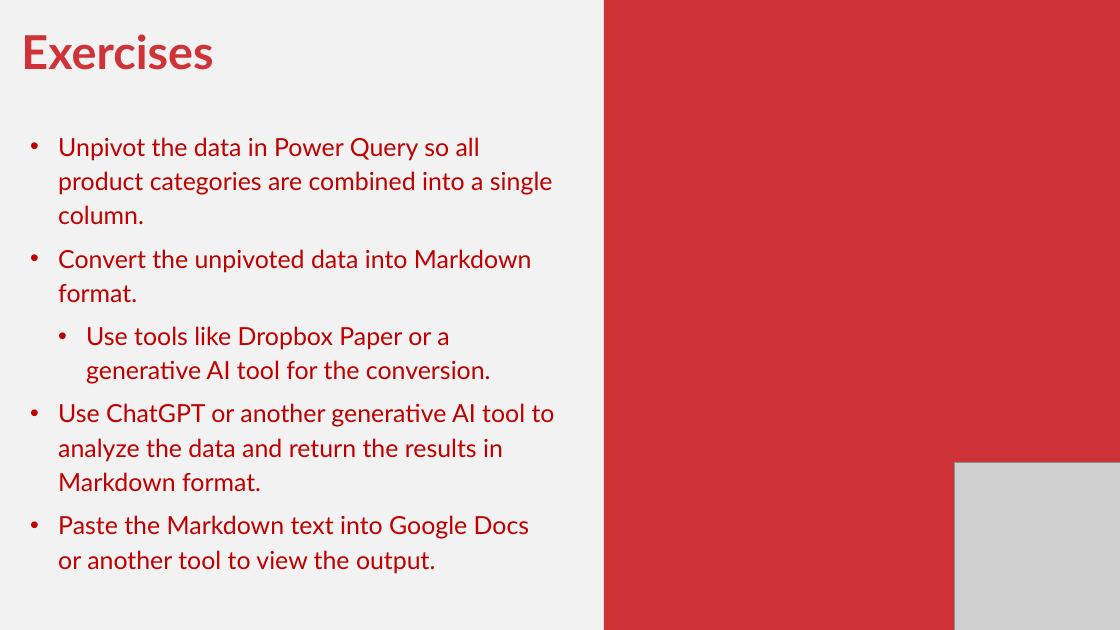
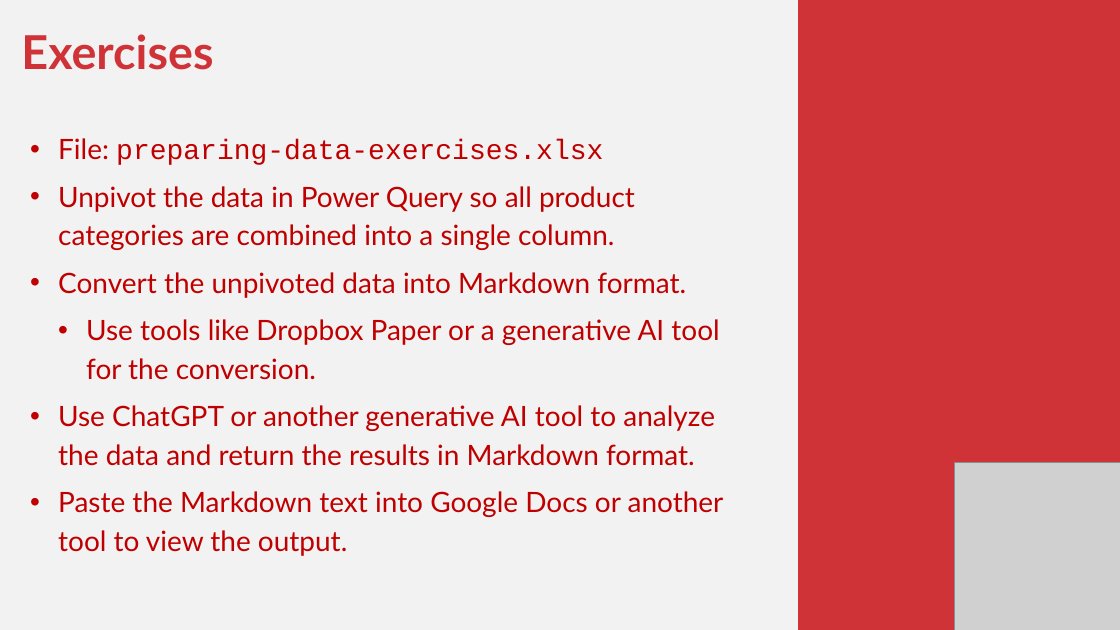
Before and after one commit to stringfestdata/gen-ai-for-excel-masterclass, a slide deck: slide 9 of gen-ai-for-excel-masterclass.pptx. Drawn at 1120x630 pixels with LibreOffice and Linux fonts; fonts in the diff are those of the drawing; grey boxes stand for pictures. Boxes give left, top, right and bottom in pixels: in the first picture for what was removed or moved away, otherwise in the second. Text is boxed around its words. In the diff, an @@ line names an element or a change of style, - is before the commit and + after.

```diff
--- a/gen-ai-for-excel-masterclass.pptx
+++ b/gen-ai-for-excel-masterclass.pptx
@@ rectangle: place and size @@
-rectangle at bbox=[604, 0, 1120, 630]
+rectangle at bbox=[798, 0, 1120, 630]
@@ text at bbox=[58, 138, 603, 165]: paragraph added @@
+• File: preparing-data-exercises.xlsx
@@ text at bbox=[58, 186, 724, 556]: size 32 to 36 pt in "Unpivot the data in Power Query so ...", "Convert the unpivoted data into Markdown format.", "Use tools like Dropbox Paper or a ...", "Use ChatGPT or another generative AI tool ..." and 1 more places @@
```
Also in this commit, not shown: 7 other slides changed, 2 slides added, 1 slide removed, 10 other files.
